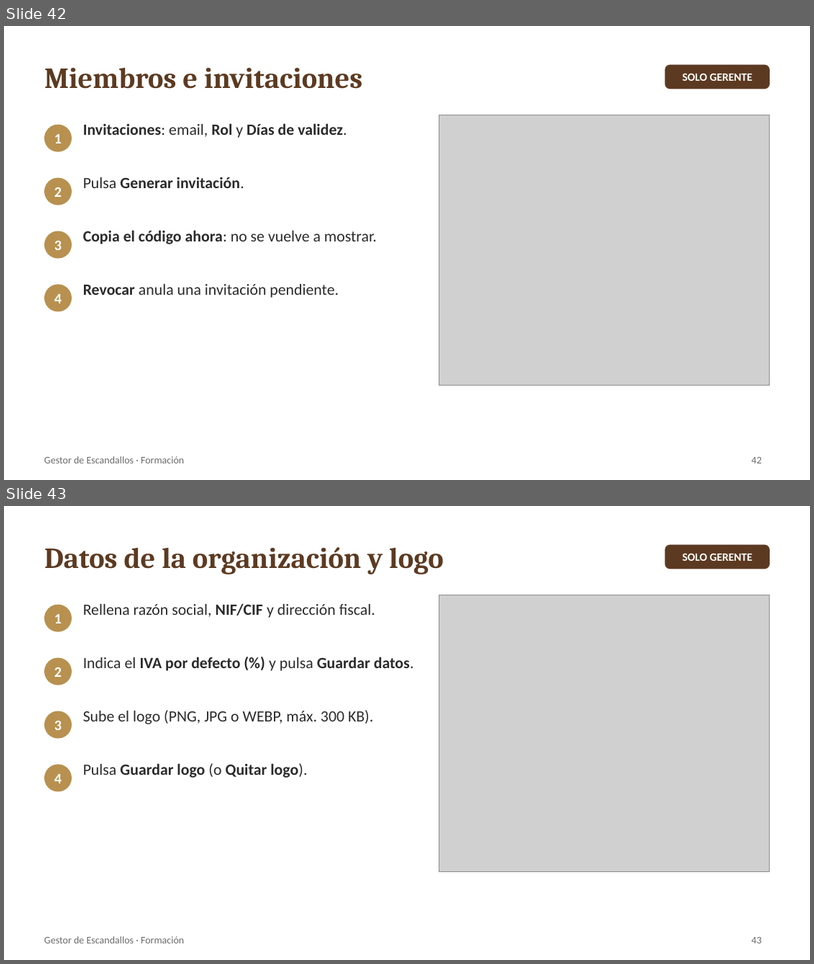
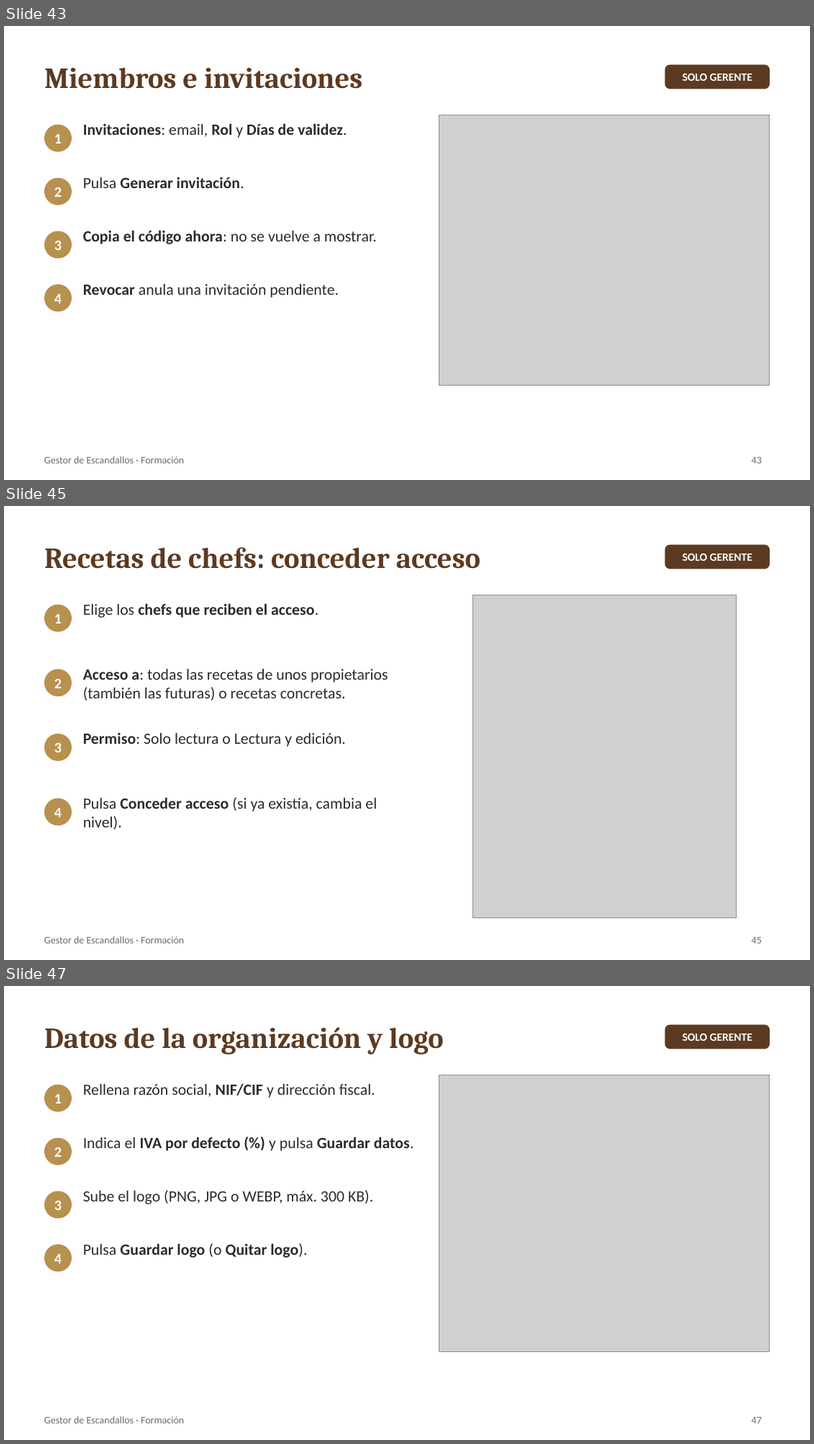
Before and after one commit to robertobergua-maker/escandallos-catering, a slide deck: docs/manual/Manual_Gestor_Escandallos.pptx. Shown one above the other, each under a label of ours: slides 42 and 43 before the commit, slides 43, 45 and 47 after it; the slides between them are not shown. The pictures are 814x964 and 814x1444 pixels, drawn with LibreOffice and Linux fonts; fonts in the diff are those of the drawing; grey boxes stand for pictures. Boxes give left, top, right and bottom in pixels: in the first picture for what was removed or moved away, otherwise in the second. Text is boxed around its words. In the diff, an @@ line names an element or a change of style, - is before the commit and + after.

```diff
--- a/docs/manual/Manual_Gestor_Escandallos.pptx
+++ b/docs/manual/Manual_Gestor_Escandallos.pptx
@@ slide 45 added at (4, 506, 810, 960), background #FFFFFF; not listed: 1 template element that a slide beside it also shows @@
@@ title added at (44, 547, 481, 569), 26 pt, text #5C3A21, bold @@
+Recetas de chefs: conceder acceso
@@ rounded rectangle added at (665, 545, 770, 569), fill #5C3A21, 10 pt, text #FFFFFF, bold @@
+SOLO GERENTE
@@ ellipse added at (44, 605, 72, 632), fill #B8904F, 13 pt, text #FFFFFF, bold @@
+1
@@ text added at (83, 603, 319, 618), 14 pt, text #2B2B2B, bold @@
+Elige los chefs que reciben el acceso.
@@ picture added at (473, 595, 736, 917) @@
@@ ellipse added at (44, 669, 72, 696), fill #B8904F, 13 pt, text #FFFFFF, bold @@
+2
@@ text added at (83, 669, 388, 700), 14 pt, text #2B2B2B @@
+Acceso a: todas las recetas de unos propietarios (también las futuras) o recetas concretas.
@@ ellipse added at (44, 734, 72, 761), fill #B8904F, 13 pt, text #FFFFFF, bold @@
+3
@@ text added at (83, 733, 346, 746), 14 pt, text #2B2B2B @@
+Permiso: Solo lectura o Lectura y edición.
@@ ellipse added at (44, 798, 72, 826), fill #B8904F, 13 pt, text #FFFFFF, bold @@
+4
@@ text added at (83, 797, 377, 829), 14 pt, text #2B2B2B @@
+Pulsa Conceder acceso (si ya existía, cambia el nivel).
@@ page number added at (752, 937, 762, 943), 9 pt, text #6B6B6B @@
+45
@@ what was slide 42 is now slide 43 @@
@@ what was slide 43 is now slide 47 @@
@@ page number at (752, 1417, 762, 1423): text changed @@
-43
+47
```
Also in this commit, not shown: 2 slides changed, 3 other slides added, 5 other files.
